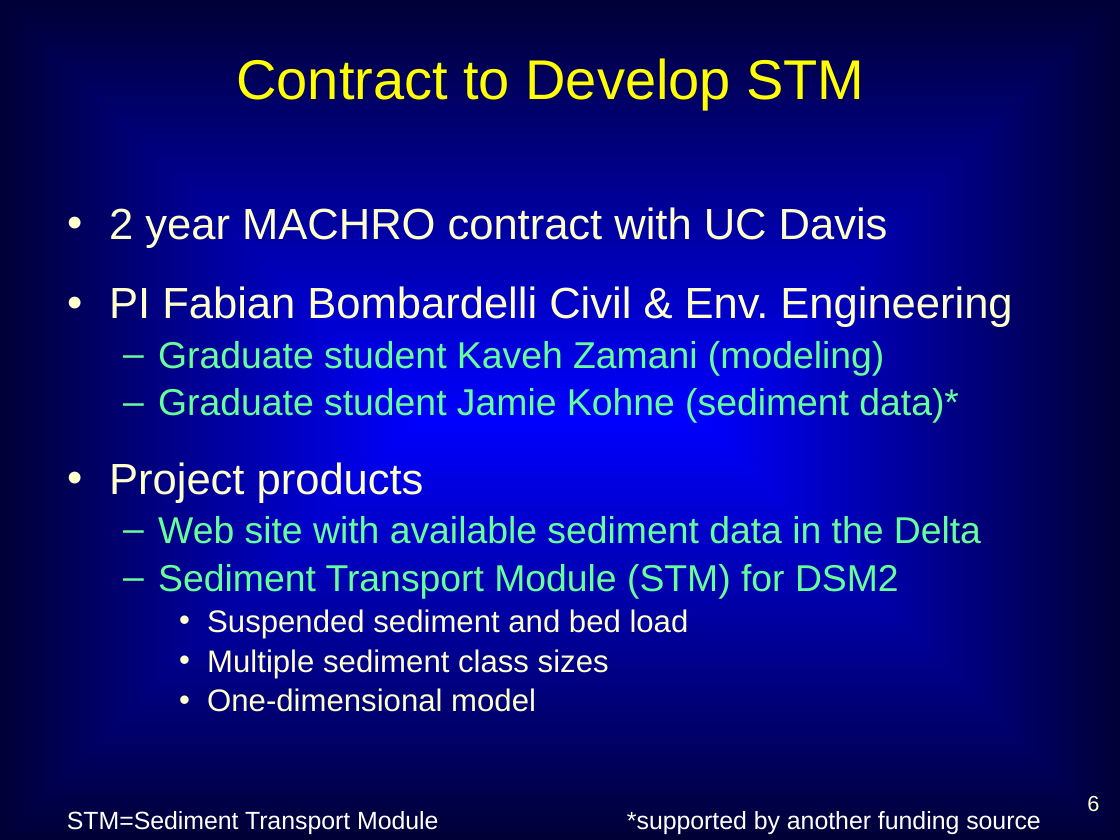
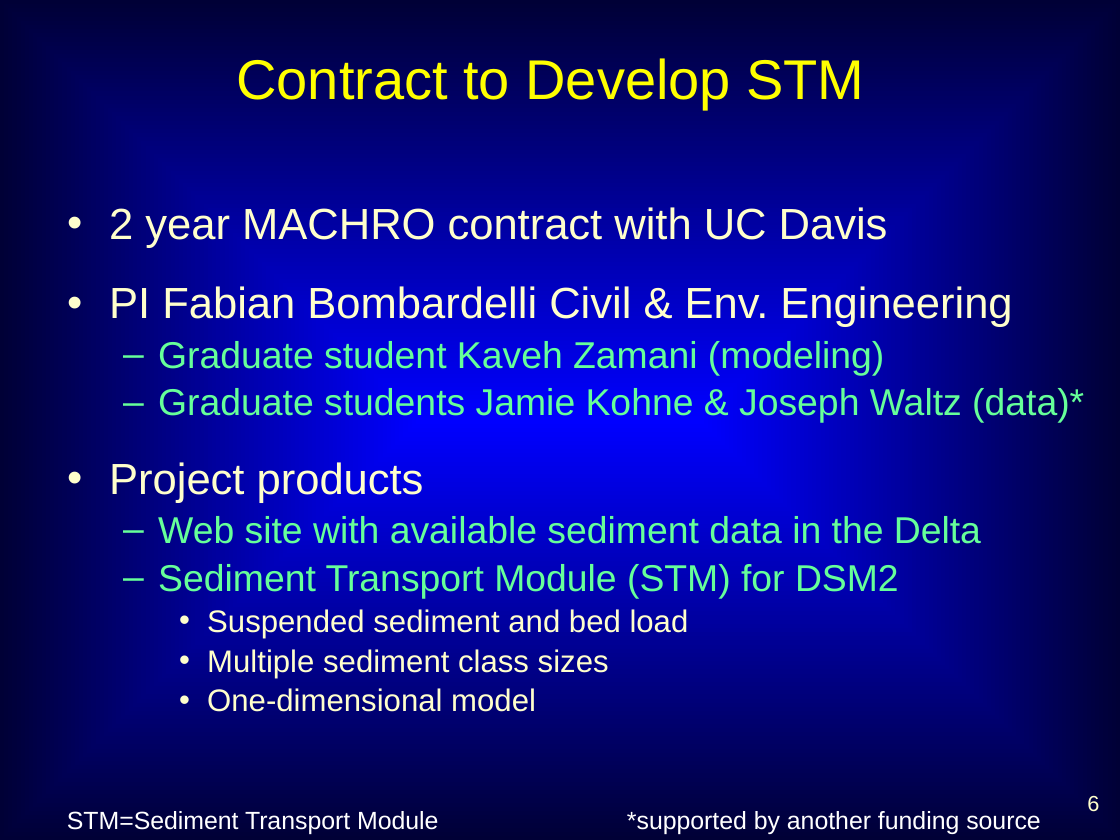
Before and after one commit to dwr-psandhu/dsm2-stm, a slide deck: slide 6 of stm/documents/TAC/Jan10/STM_TAC_Jan10_jamiea.pptx. Drawn at 1120x840 pixels with LibreOffice and Linux fonts; fonts in the diff are those of the drawing. Boxes give left, top, right and bottom in pixels: in the first picture for what was removed or moved away, otherwise in the second. Text is boxed around its words. In the diff, an @@ line names an element or a change of style, - is before the commit and + after.

```diff
--- a/stm/documents/TAC/Jan10/STM_TAC_Jan10_jamiea.pptx
+++ b/stm/documents/TAC/Jan10/STM_TAC_Jan10_jamiea.pptx
@@ text at box(158, 386, 1084, 423): text changed @@
-  – Graduate student Jamie Kohne (sediment data)*
+  – Graduate students Jamie Kohne & Joseph Waltz (data)*
```
Also in this commit, not shown: 8 other slides changed, 3 slides added.
